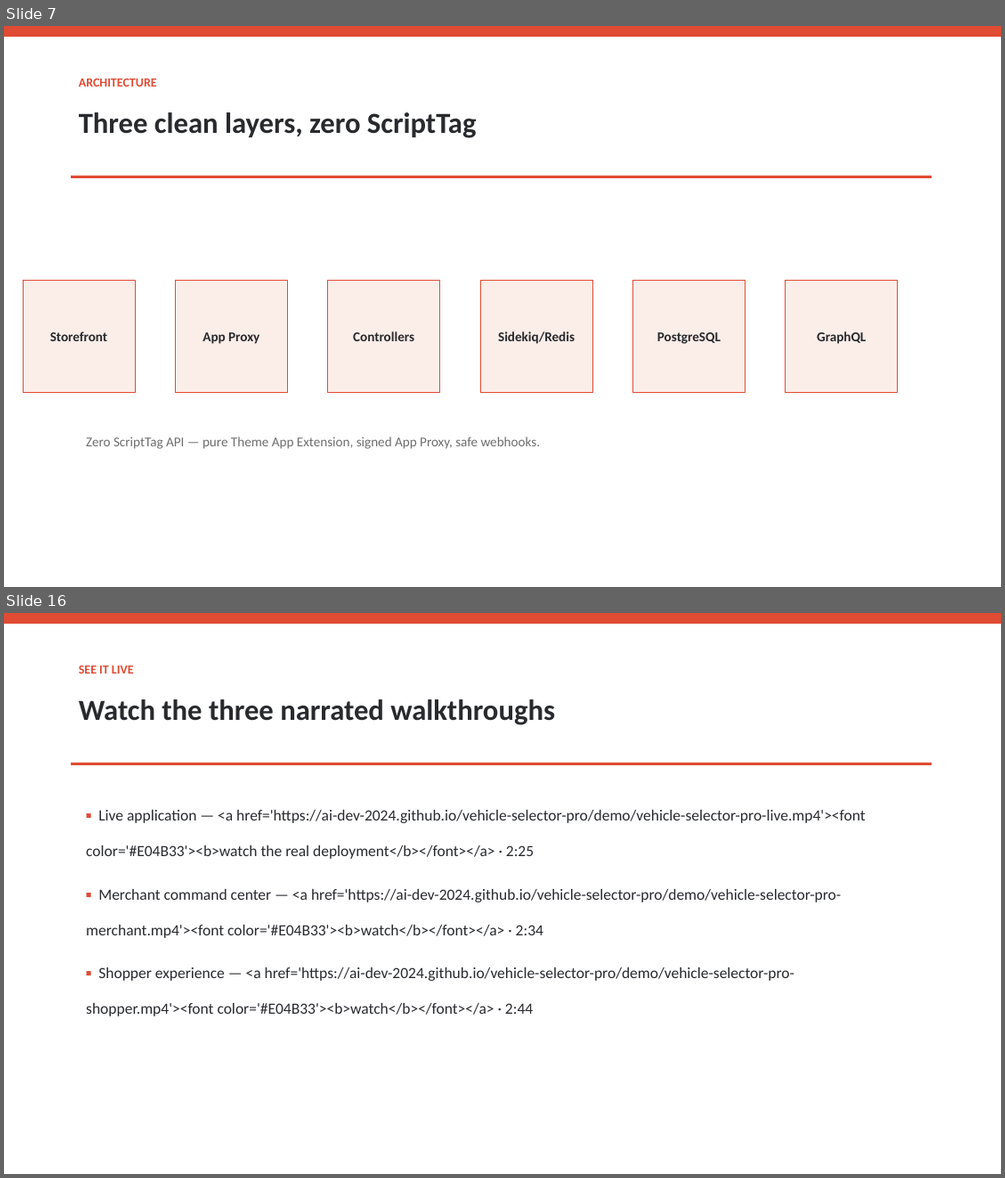
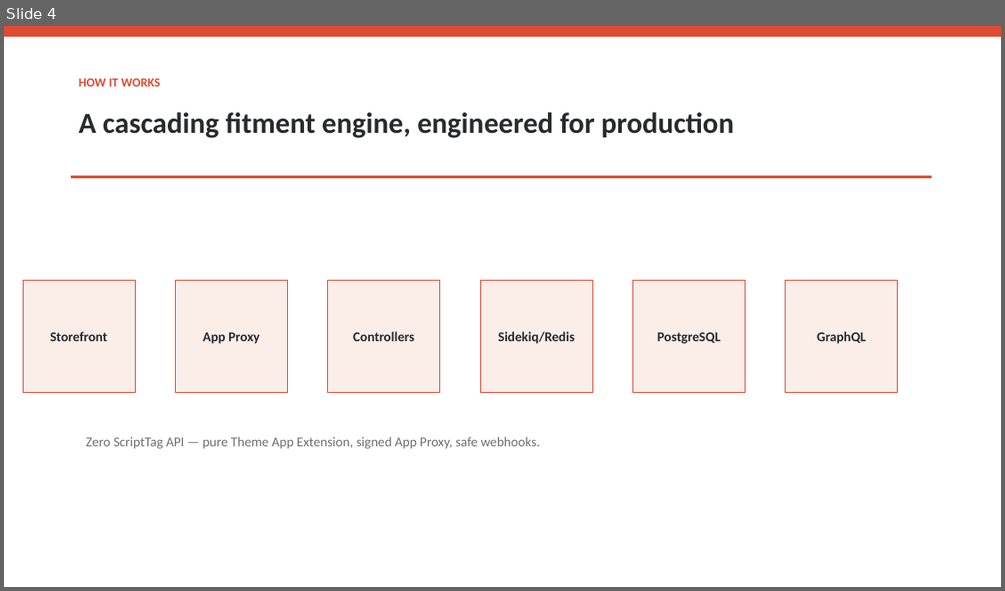
Before and after one commit to ai-dev-2024/vehicle-selector-pro, a slide deck: report/Vehicle_Selector_Pro_Pitch_Deck.pptx. Shown one above the other, each under a label of ours: slides 7 and 16 before the commit, slide 4 after it; the slides between them are not shown. The pictures are 1005x1178 and 1005x591 pixels, drawn with LibreOffice and Linux fonts; fonts in the diff are those of the drawing. Boxes give left, top, right and bottom in pixels: in the first picture for what was removed or moved away, otherwise in the second. Text is boxed around its words. In the diff, an @@ line names an element or a change of style, - is before the commit and + after.

```diff
--- a/report/Vehicle_Selector_Pro_Pitch_Deck.pptx
+++ b/report/Vehicle_Selector_Pro_Pitch_Deck.pptx
@@ slide 16 removed at (x1=4, y1=613, x2=1001, y2=1174), background #FFFFFF @@
@@ rectangle removed at (x1=4, y1=613, x2=1001, y2=624) @@
@@ text removed at (x1=79, y1=666, x2=134, y2=674) @@
-SEE IT LIVE
@@ text removed at (x1=79, y1=699, x2=555, y2=725) @@
-Watch the three narrated walkthroughs
@@ rectangle removed at (x1=72, y1=763, x2=931, y2=765) @@
@@ text removed at (x1=86, y1=810, x2=866, y2=1016) @@
-▪ Live application — <a href='https://ai-dev-2024.github.io/vehicle-selector-pro/demo/vehicle-selector-pro-live.mp4'><font color='#E04B33'><b>watch the real deployment</b></font></a> · 2:25
-▪ Merchant command center — <a href='https://ai-dev-2024.github.io/vehicle-selector-pro/demo/vehicle-selector-pro-merchant.mp4'><font color='#E04B33'><b>watch</b></font></a> · 2:34
-▪ Shopper experience — <a href='https://ai-dev-2024.github.io/vehicle-selector-pro/demo/vehicle-selector-pro-shopper.mp4'><font color='#E04B33'><b>watch</b></font></a> · 2:44
@@ what was slide 7 is now slide 4 @@
@@ slide 4 changed as well @@
@@ text at (x1=79, y1=79, x2=161, y2=87): text changed @@
-ARCHITECTURE
+HOW IT WORKS
@@ text at (x1=79, y1=112, x2=734, y2=138): text changed @@
-Three clean layers, zero ScriptTag
+A cascading fitment engine, engineered for production
```
Also in this commit, not shown: 3 other slides changed, 11 other slides removed, 5 other files.
